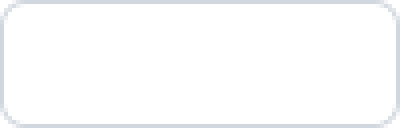
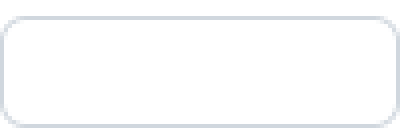
Layers edited between the first and the second 400 x 128 image:
painted on "Retângulo Arredondado 1" over (0, 0, 400, 40)
